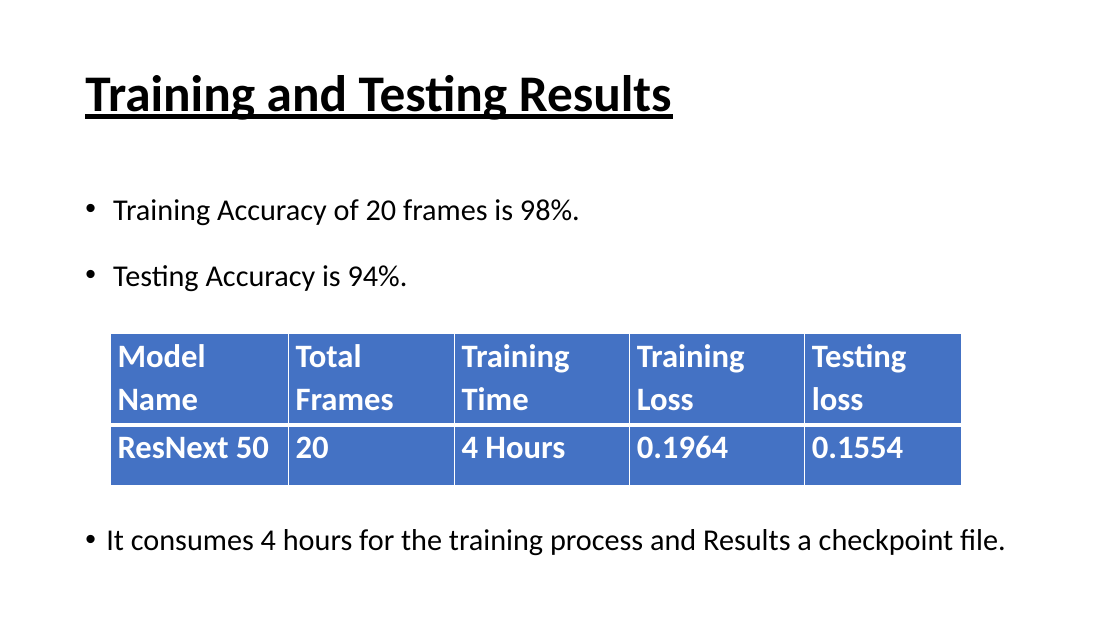
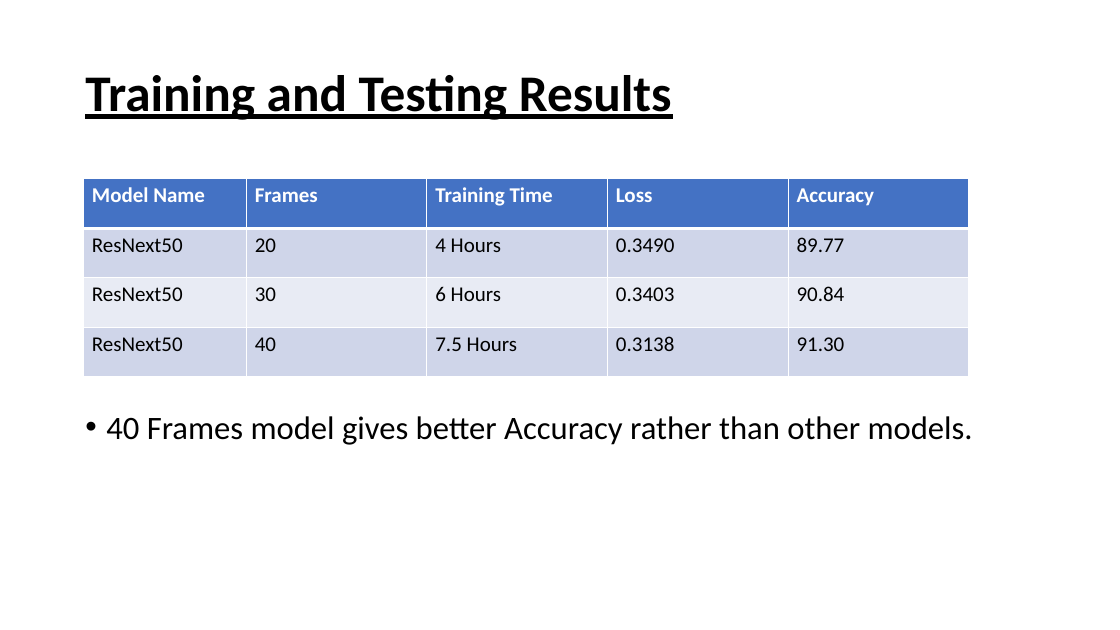
Before and after one commit to gurukms07/deepfakedetection, a slide deck: slide 23 of Second_Review/DEEPFAKE DETECTION2.pptx (slide 26 before the commit). Drawn at 1120x630 pixels with LibreOffice and Linux fonts; fonts in the diff are those of the drawing. Boxes give left, top, right and bottom in pixels: in the first picture for what was removed or moved away, otherwise in the second. Text is boxed around its words. In the diff, an @@ line names an element or a change of style, - is before the commit and + after.

```diff
--- a/Second_Review/DEEPFAKE DETECTION2.pptx
+++ b/Second_Review/DEEPFAKE DETECTION2.pptx
@@ table added at [83, 179, 969, 377], 4 rows, 5 columns @@
+Model Name | Frames | Training Time | Loss | Accuracy
+ResNext50 | 20 | 4 Hours | 0.3490 | 89.77
+ResNext50 | 30 | 6 Hours | 0.3403 | 90.84
+ResNext50 | 40 | 7.5 Hours | 0.3138 | 91.30
@@ table removed at [110, 334, 963, 486], 2 rows, 5 columns @@
-Model Name | Total Frames | Training Time | Training Loss | Testing loss
-ResNext 50 | 20 | 4 Hours | 0.1964 | 0.1554
@@ text at [106, 416, 973, 445]: text changed; size 25.9 to 28 pt @@
-• Training Accuracy of 20 frames is 98%.
-• Testing Accuracy is 94%.
-• It consumes 4 hours for the training process and Results a checkpoint file.
+• 40 Frames model gives better Accuracy rather than other models.
```
Also in this commit, not shown: 7 other slides changed, 2 slides added, 3 slides removed.
